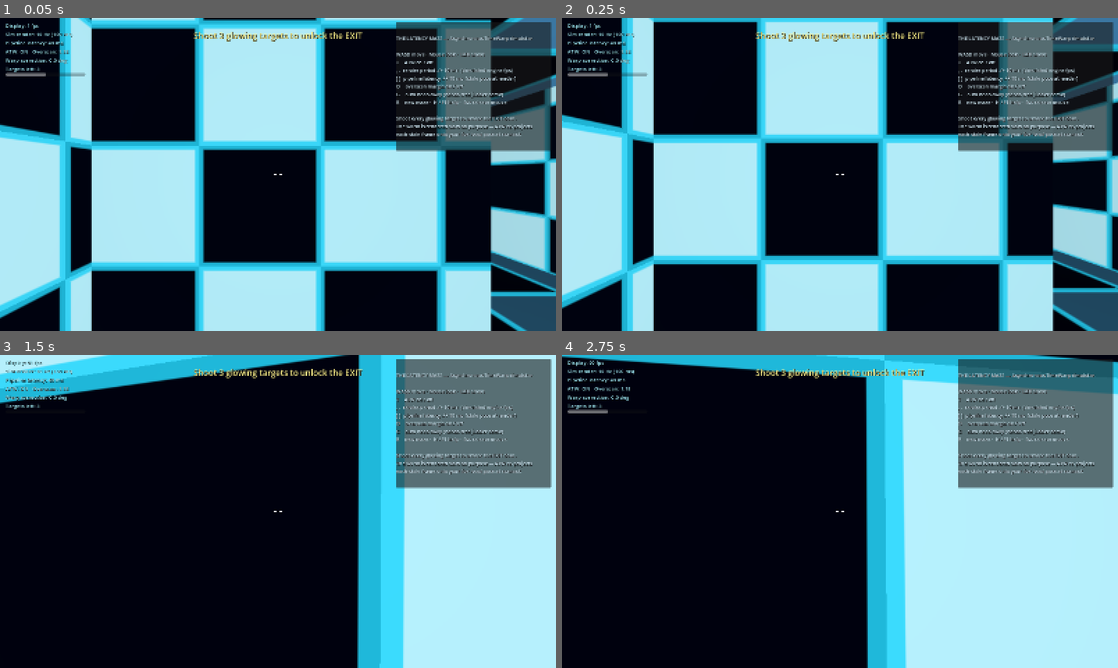
Above: before the commit, frames 1-4 (two rows, left to right).
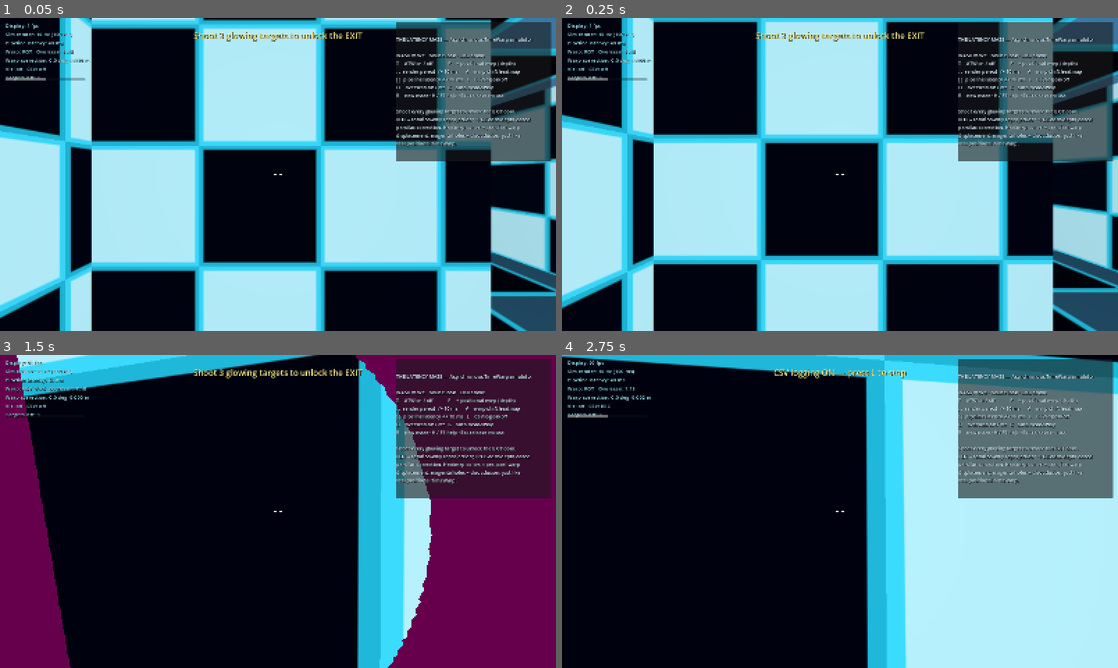
Above: after the commit, the same moments.

Repository: ThanhLuan-zaiko/latency-maze
Game: Godot game, scene res://scenes/main.tscn
Same seed, same stepped clock (60 frames per second), same inputs: the game is played once before the commit and once after it.
Inputs (mouse positions are in pixels of both pictures, inside the frame that each line leads up to):
- Up to frame 1 (0.05 s): no input
- Up to frame 2 (0.25 s): no input
- Up to frame 3 (1.5 s): tap Enter at 0.5 s; move the mouse to (305, 511) at 0.52 s; hold W from 0.53 s (still down); tap P at 0.6 s; click (305, 511) at 0.67 s; tap V at 0.8, 1.35 s; move the mouse to (250, 511) at 1.27 s; click (250, 511) at 1.42 s
- Up to frame 4 (2.75 s): keep holding W; tap L at 1.55, 2, 2.1 s; move the mouse to (851, 505) at 2.02 s; click (851, 505) at 2.17 s; tap P at 2.3 s

The runs differ from the first frame. In frame 1, 3.7% of the frame differs, in the area x 1-100%, y 5-46%; in frame 2, 3.6%; in frame 3, 35%, in the area x 0-100%, y 0-100%; in frame 4, 4.2%.

Commit message:
Add positional TimeWarp, CSV logging, and warp-displacement heatmap
Positional warp (P): a second SubViewport sharing the same World3D
renders layer-2 depth-twin geometry with a packed euclidean-depth
material, giving the warp shader a metric depth buffer of the stale
frame. The shader then iterates a depth-assisted gather (reconstruct
surface point, slide display ray, re-project) for true parallax
correction; disocclusions render as magenta holes like real PTW.

CSV logger (L): per-frame elapsed time, render-tick flag, frame age,
rot/pos pose deltas, warp mode, latency params, head pose -> analysis
of motion-to-photon error.

Heatmap (V): per-pixel warp displacement field, makes the nonlinear
structure of rotational/positional reprojection directly visible.

Generated with [Devin](https://devin.ai)

Co-Authored-By: Devin <158243242+devin-ai-integration[bot]@users.noreply.github.com>

Diff:
--- a/scripts/hud.gd
+++ b/scripts/hud.gd
@@ -6,16 +6,17 @@
 const HELP_TEXT := """THE LATENCY MAZE — Asynchronous TimeWarp simulator
 
 WASD move · Mouse look · LMB shoot
-T    ATW on / off
-, .  render period -/+ 10 ms  (simulated engine fps)
-[ ]  pipeline latency -/+ 10 ms  (stale pose at render)
-O    overscan margin on / off
-G    auto head-sway (hands-free judder demo)
-R    new maze ·  H / F1 help ·  Esc release mouse
+T    ATW on / off            P    + positional warp (depth)
+, .  render period -/+ 10 ms      V    warp-shift heatmap
+[ ]  pipeline latency -/+ 10 ms   L    CSV log on/off
+O    overscan on / off   G   auto head-sway
+R    new maze · H / F1 help · Esc release mouse
 
 Shoot every glowing target to unlock the EXIT door.
-The world is rendered slow on purpose — ATW re-projects
-each stale frame onto your live head pose at scanout."""
+ROT = rotation-only reprojection; +POS adds depth-based
+parallax correction. Heatmap colors = per-pixel warp
+displacement; magenta holes = disocclusion, just like
+real positional TimeWarp."""
 
 var _stats: Label
 var _msg: Label
@@ -34,7 +35,7 @@
 	_stale.max_value = 1.0
 	_stale.show_percentage = false
 	_stale.custom_minimum_size = Vector2(230, 9)
-	_stale.position = Vector2(16, 158)
+	_stale.position = Vector2(16, 172)
 	_stale.mouse_filter = MOUSE_FILTER_IGNORE
 	add_child(_stale)
 
@@ -57,7 +58,7 @@
 	_help.offset_left = -460
 	_help.offset_right = -14
 	_help.offset_top = 12
-	_help.offset_bottom = 382
+	_help.offset_bottom = 412
 	var help_lbl := Label.new()
 	help_lbl.text = HELP_TEXT
 	help_lbl.mouse_filter = MOUSE_FILTER_IGNORE
--- a/scripts/main.gd
+++ b/scripts/main.gd
@@ -10,14 +10,19 @@
 ## rotation delta between the render pose and the live pose. That is exactly
 ## what a real VR compositor does right before scanout.
 ##
-## NOTE: like real ATW this corrects ROTATION only. Translational judder
-## while strafing is expected — fixing it needs depth (positional timewarp).
+## warp_mode 1 corrects ROTATION only (like classic ATW); warp_mode 2 adds
+## depth-assisted positional reprojection — a second viewport renders packed
+## euclidean depth of layer-2 "twin" geometry so the warp shader can iterate
+## the display ray onto the rendered depth surface. Disocclusions show as
+## hole_color, exactly like real positional TimeWarp.
 
 # --- Simulated hardware knobs (live-tweakable) ---
 var render_interval_ms := 100.0  # simulated engine frame period (10 fps)
 var pipeline_latency_ms := 40.0  # render uses a pose this many ms in the past
 var atw_enabled := true
+var positional_warp := false     # depth-assisted parallax correction (PTW)
 var overscan := 1.18             # render-FOV margin so warping has spare pixels
+var debug_viz := false           # warp-displacement heatmap
 var display_fov_deg := 80.0
 
 const INTERVAL_MIN := 20.0
@@ -26,8 +31,10 @@
 const HISTORY_SEC := 2.0
 
 var viewport: SubViewport
+var depth_vp: SubViewport
 var world_root: Node3D
 var camera: Camera3D
+var depth_cam: Camera3D
 var player: Player
 var maze: Maze
 var warp_mat: ShaderMaterial
@@ -36,9 +43,18 @@
 var _accum_ms := 0.0
 var _pose_history: Array[Dictionary] = []
 var _render_basis := Basis.IDENTITY
+var _render_pos := Vector3.ZERO
+var _last_delta_deg := 0.0
+var _last_pos_delta := 0.0
+var _tick_flag := false
 var _targets_left := 0
 var _won := false
 var _start_usec := 0
+
+var _csv: FileAccess
+var _csv_path := ""
+var _csv_logging := false
+var _csv_pending := 0
 
 
 func _ready() -> void:
@@ -75,8 +91,25 @@
 	world_root.add_child(player)
 	camera = Camera3D.new()
 	camera.near = 0.05
+	camera.cull_mask = 1  # layer 1 only — layer 2 holds the depth twins
 	camera.make_current()
 	world_root.add_child(camera)
+
+	# Second viewport + camera render the SAME World3D but only layer-2
+	# depth twins -> a metric depth buffer for positional TimeWarp.
+	depth_vp = SubViewport.new()
+	depth_vp.size = win.size
+	depth_vp.msaa_3d = Viewport.MSAA_DISABLED  # AA would corrupt packed depth
+	depth_vp.gui_disable_input = true
+	depth_vp.render_target_update_mode = SubViewport.UPDATE_ALWAYS
+	add_child(depth_vp)
+	depth_vp.world_3d = viewport.find_world_3d()  # share the same world
+	depth_cam = Camera3D.new()
+	depth_cam.near = camera.near
+	depth_cam.cull_mask = 2  # depth twins only
+	depth_vp.add_child(depth_cam)
+	depth_cam.make_current()
+
 	_update_render_fov()
 	_spawn_player()
 
@@ -85,6 +118,8 @@
 
 	warp_mat = ShaderMaterial.new()
 	warp_mat.shader = load("res://shaders/timewarp.gdshader")
+	warp_mat.set_shader_parameter("depth_tex", depth_vp.get_texture())
+	warp_mat.set_shader_parameter("resolution", Vector2(win.size))
 	var warp_rect := TextureRect.new()
 	warp_rect.material = warp_mat
 	warp_rect.texture = viewport.get_texture()
@@ -134,6 +169,9 @@
 		_render_tick()
 	_update_warp()
 	_update_hud()
+	if _csv_logging:
+		_log_csv_row()
+	_tick_flag = false
 
 
 ## A new "rendered frame" becomes available: sample the head pose the engine
@@ -142,7 +180,10 @@
 	var target_usec := Time.get_ticks_usec() - int(pipeline_latency_ms * 1000.0)
 	var pose := _sample_pose(target_usec)
 	camera.global_transform = pose
+	depth_cam.global_transform = pose
 	_render_basis = pose.basis.orthonormalized()
+	_render_pos = pose.origin
+	_tick_flag = true
 
 
 func _record_pose() -> void:
@@ -173,12 +214,28 @@
 	return last["tr"]
 
 
+func _warp_mode() -> int:
+	if not atw_enabled:
+		return 0
+	return 2 if positional_warp else 1
+
+
 ## Every display frame: hand the compositor shader the pose delta
 ## R_render^-1 * R_current, plus the ray-mapping constants.
 func _update_warp() -> void:
-	var cur := player.head_global_transform().basis.orthonormalized()
+	var head_tr := player.head_global_transform()
+	var cur := head_tr.basis.orthonormalized()
+	_last_delta_deg = rad_to_deg(
+		(_render_basis.inverse() * cur).get_rotation_quaternion().get_angle())
+	_last_pos_delta = (head_tr.origin - _render_pos).length()
 	warp_mat.set_shader_parameter("reproj", _render_basis.inverse() * cur)
-	warp_mat.set_shader_parameter("atw_enabled", atw_enabled)
+	warp_mat.set_shader_parameter("render_basis", _render_basis)
+	warp_mat.set_shader_parameter("render_basis_inv", _render_basis.inverse())
+	warp_mat.set_shader_parameter("current_basis", cur)
+	warp_mat.set_shader_parameter("render_pos", _render_pos)
+	warp_mat.set_shader_parameter("current_pos", head_tr.origin)
+	warp_mat.set_shader_parameter("warp_mode", _warp_mode())
+	warp_mat.set_shader_parameter("debug_viz", debug_viz)
 	var t := tan(deg_to_rad(display_fov_deg) * 0.5)
 	var aspect := float(viewport.size.x) / float(viewport.size.y)
 	var view := Vector2(t * aspect, t)
@@ -187,7 +244,9 @@
 
 
 func _update_render_fov() -> void:
-	camera.fov = rad_to_deg(2.0 * atan(tan(deg_to_rad(display_fov_deg) * 0.5) * overscan))
+	var f := rad_to_deg(2.0 * atan(tan(deg_to_rad(display_fov_deg) * 0.5) * overscan))
+	camera.fov = f
+	depth_cam.fov = f
 
 
 # --- Gameplay ----------------------------------------------------------------
@@ -262,6 +321,7 @@
 	_pose_history.clear()
 	_accum_ms = 0.0
 	_render_basis = Basis.IDENTITY
+	_render_pos = Vector3.ZERO
 	_won = false
 	_start_usec = Time.get_ticks_usec()
 	Input.mouse_mode = Input.MOUSE_MODE_CAPTURED
@@ -270,18 +330,66 @@
 
 func _on_window_resized() -> void:
 	viewport.size = get_window().size
+	depth_vp.size = get_window().size
+	warp_mat.set_shader_parameter("resolution", Vector2(get_window().size))
+
+
+# --- CSV logging --------------------------------------------------------------
+
+func _toggle_logging() -> void:
+	if _csv_logging:
+		_csv_logging = false
+		_flush_csv()
+		_csv = null
+		hud.show_message("Log saved: %s" % ProjectSettings.globalize_path(_csv_path), 8.0)
+	else:
+		_csv_path = "user://atw_log_%d.csv" % int(Time.get_unix_time_from_system())
+		_csv = FileAccess.open(_csv_path, FileAccess.WRITE)
+		if _csv == null:
+			hud.show_message("Failed to open log file", 3.0)
+			return
+		_csv.store_line("elapsed_ms,frame_tick,frame_age_ms,rot_delta_deg,pos_delta_m," +
+			"warp_mode,render_interval_ms,pipeline_latency_ms,yaw_deg,pitch_deg,pos_x,pos_y,pos_z")
+		_csv_logging = true
+		hud.show_message("CSV logging ON — press L to stop", 3.0)
+
+
+func _log_csv_row() -> void:
+	var head_tr := player.head_global_transform()
+	_csv.store_line("%d,%d,%.2f,%.3f,%.4f,%d,%.0f,%.0f,%.2f,%.2f,%.4f,%.4f,%.4f" % [
+		int((Time.get_ticks_usec() - _start_usec) / 1000),
+		int(_tick_flag), _accum_ms, _last_delta_deg, _last_pos_delta,
+		_warp_mode(), render_interval_ms, pipeline_latency_ms,
+		rad_to_deg(player.yaw), rad_to_deg(player.pitch),
+		head_tr.origin.x, head_tr.origin.y, head_tr.origin.z])
+	_csv_pending += 1
+	if _csv_pending >= 240:
+		_flush_csv()
+
+
+func _flush_csv() -> void:
+	if _csv != null:
+		_csv.flush()
+		_csv_pending = 0
+
+
+func _exit_tree() -> void:
+	if _csv != null:
+		_csv.flush()
+		_csv.close()
 
 
 func _update_hud() -> void:
-	var cur := player.head_global_transform().basis.orthonormalized()
-	var delta_deg := rad_to_deg(
-		(_render_basis.inverse() * cur).get_rotation_quaternion().get_angle())
+	var mode_txt := "OFF"
+	if atw_enabled:
+		mode_txt = "ROT+POS" if positional_warp else "ROT"
 	var lines := PackedStringArray([
 		"Display: %d fps" % int(Engine.get_frames_per_second()),
 		"Sim render: %.0f Hz (%.0f ms)" % [1000.0 / render_interval_ms, render_interval_ms],
 		"Pipeline latency: %.0f ms" % pipeline_latency_ms,
-		"ATW: %s   Overscan: %.2f" % ["ON" if atw_enabled else "OFF", overscan],
-		"Warp correction: %.1f deg" % delta_deg,
+		"Warp: %s   Overscan: %.2f" % [mode_txt, overscan],
+		"Warp correction: %.1f deg  %.3f m" % [_last_delta_deg, _last_pos_delta],
+		"Viz: %s   CSV: %s" % ["ON" if debug_viz else "off", "REC" if _csv_logging else "off"],
 		"Targets left: %d" % _targets_left,
 	])
 	hud.set_stats("\n".join(lines))
@@ -304,6 +412,14 @@
 		match event.keycode:
 			KEY_T:
 				atw_enabled = not atw_enabled
+			KEY_P:
+				positional_warp = not positional_warp
+				if positional_warp:
+					atw_enabled = true
+			KEY_V:
+				debug_viz = not debug_viz
+			KEY_L:
+				_toggle_logging()
 			KEY_O:
 				overscan = 1.0 if overscan > 1.01 else 1.18
 				_update_render_fov()
--- a/scripts/maze.gd
+++ b/scripts/maze.gd
@@ -26,6 +26,7 @@
 var _door: Node3D
 var _door_col: CollisionShape3D
 var _door_mat: StandardMaterial3D
+var _depth_mat: ShaderMaterial
 
 
 func generate(seed_value: int = -1) -> void:
@@ -103,6 +104,23 @@
 
 
 # --- Geometry ---------------------------------------------------------------
+
+# Depth twins render the same geometry a second time on layer 2 with the
+# depth-pack material, so the depth SubViewport can build a metric depth
+# buffer for positional TimeWarp without touching the visible scene.
+func _depth_material() -> ShaderMaterial:
+	if _depth_mat == null:
+		_depth_mat = ShaderMaterial.new()
+		_depth_mat.shader = load("res://shaders/depth_pack.gdshader")
+	return _depth_mat
+
+
+func _depth_twin(src: GeometryInstance3D, parent: Node) -> void:
+	var t: GeometryInstance3D = src.duplicate()
+	t.layers = 2
+	t.material_override = _depth_material()
+	parent.add_child(t)
+
 
 func _checker_mat(a: Color, b: Color, cells: float, emission: float) -> ShaderMaterial:
 	var mat := ShaderMaterial.new()
@@ -177,6 +195,7 @@
 	mmi.material_override = _checker_mat(
 		Color(0.02, 0.03, 0.07), Color(0.72, 0.95, 1.0), 1.1, 2.2)
 	add_child(mmi)
+	_depth_twin(mmi, self)
 
 
 func _slab(center: Vector3, dims: Vector3, mat: Material) -> MeshInstance3D:
@@ -193,10 +212,10 @@
 func _build_floor_ceiling() -> void:
 	var w := grid_w * cell_size
 	var d := grid_h * cell_size
-	_slab(Vector3(w * 0.5, -0.06, d * 0.5), Vector3(w, 0.12, d),
-		_checker_mat(Color(0.012, 0.018, 0.04), Color(0.14, 0.3, 0.4), 0.75, 1.0))
-	_slab(Vector3(w * 0.5, wall_height + 0.05, d * 0.5), Vector3(w, 0.1, d),
-		_checker_mat(Color(0.006, 0.01, 0.03), Color(0.25, 0.5, 0.68), 0.55, 0.6))
+	_depth_twin(_slab(Vector3(w * 0.5, -0.06, d * 0.5), Vector3(w, 0.12, d),
+		_checker_mat(Color(0.012, 0.018, 0.04), Color(0.14, 0.3, 0.4), 0.75, 1.0)), self)
+	_depth_twin(_slab(Vector3(w * 0.5, wall_height + 0.05, d * 0.5), Vector3(w, 0.1, d),
+		_checker_mat(Color(0.006, 0.01, 0.03), Color(0.25, 0.5, 0.68), 0.55, 0.6)), self)
 
 	var fbody := StaticBody3D.new()
 	fbody.name = "FloorBody"
@@ -262,6 +281,12 @@
 		t.position = cell_world_center(c) + Vector3(0, 1.55, 0)
 		add_child(t)
 		t.shot.connect(_on_target_shot)
+		# depth twin under _mesh inherits its pulse-scaling automatically
+		var dtwin := MeshInstance3D.new()
+		dtwin.mesh = t._mesh.mesh
+		dtwin.layers = 2
+		dtwin.material_override = _depth_material()
+		t._mesh.add_child(dtwin)
 	targets_total = chosen.size()
 
 
@@ -286,6 +311,7 @@
 	mesh.mesh = bm
 	mesh.material_override = _door_mat
 	_door.add_child(mesh)
+	_depth_twin(mesh, _door)  # child of _door -> follows the open animation
 
 	var body := StaticBody3D.new()
 	_door_col = CollisionShape3D.new()
@@ -309,8 +335,8 @@
 	# the void on the way out.
 	var pad_pos := door_pos + Vector3(1.6, -h * 0.5 - 0.05, 0)
 	var pad_dims := Vector3(3.2, 0.1, cell_size)
-	_slab(pad_pos, pad_dims,
-		_checker_mat(Color(0.02, 0.05, 0.03), Color(0.25, 0.85, 0.45), 1.0, 1.6))
+	_depth_twin(_slab(pad_pos, pad_dims,
+		_checker_mat(Color(0.02, 0.05, 0.03), Color(0.25, 0.85, 0.45), 1.0, 1.6)), self)
 	var pad_body := StaticBody3D.new()
 	var pad_col := CollisionShape3D.new()
 	var pad_shape := BoxShape3D.new()
--- /dev/null
+++ b/shaders/depth_pack.gdshader
@@ -0,0 +1,21 @@
+shader_type spatial;
+render_mode unshaded, fog_disabled, cull_disabled;
+
+// Packs the Euclidean camera distance of each fragment into RG channels of
+// an RGBA8 target:
+//   R = which 0.25 m slab (floor(d*4)/256)   — coarse, exact levels
+//   G = remainder inside the slab            — fine, ~0.4 mm precision
+// The viewport encodes to sRGB on write; the warp shader decodes with
+// pow(c, 2.2). Max range 64 m (maze diagonal is ~55 m).
+
+varying float dist;
+
+void vertex() {
+	vec3 v = (MODELVIEW_MATRIX * vec4(VERTEX, 1.0)).xyz;
+	dist = length(v.xyz);
+}
+
+void fragment() {
+	float d = clamp(dist, 0.0, 63.999);
+	ALBEDO = vec3(floor(d * 4.0) / 256.0, d - floor(d * 4.0) * 0.25, 0.0);
+}
--- a/shaders/timewarp.gdshader
+++ b/shaders/timewarp.gdshader
@@ -1,47 +1,137 @@
 shader_type canvas_item;
 
 // ---------------------------------------------------------------------------
-// Asynchronous TimeWarp (rotational reprojection), same math as real VR
-// compositors:
+// Asynchronous TimeWarp + Positional TimeWarp (depth-assisted reprojection).
 //
-//   ray_world   = R_current  * dir_view(pixel)   // where the display ray aims
-//   dir_render  = R_render^-1 * ray_world        // same ray in rendered frame
-//   sample_uv   = perspective_project(dir_render)
-//
-// The rendered frame was produced with an older head pose; we resample it so
-// it matches where the head is pointing RIGHT NOW, at scanout time.
+// warp_mode 0: raw — the stale frame is shown as rendered (judder!)
+// warp_mode 1: rotational ATW — reproject by R_render^-1 * R_current
+// warp_mode 2: + positional refinement — iterative depth-assisted gather:
+//              seeded by the rotational solution, each step reconstructs the
+//              rendered surface point (render ray + packed depth), slides the
+//              display ray to that depth, and re-projects into the render
+//              view. Converges for frontal surfaces; failures -> hole_color,
+//              which is what disocclusion looks like on real PTW.
 // ---------------------------------------------------------------------------
 
-// R_render^-1 * R_current (orthonormal camera bases, rotation only)
-uniform mat3 reproj = mat3(1.0);
-// tan(half fov) of the virtual display ray set: (x = tan(fov_y/2)*aspect, y)
+uniform int warp_mode = 1;
+uniform int ptw_iterations = 3;
+
+// poses
+uniform mat3 reproj = mat3(1.0);           // R_r^-1 * R_c
+uniform mat3 render_basis = mat3(1.0);     // R_r  (view->world)
+uniform mat3 render_basis_inv = mat3(1.0); // R_r^-1
+uniform mat3 current_basis = mat3(1.0);    // R_c  (view->world)
+uniform vec3 render_pos = vec3(0.0);       // C_r
+uniform vec3 current_pos = vec3(0.0);      // C_c
+
+// tan(half-fov) for the display rays and for the overscanned render
 uniform vec2 tan_half_fov_view = vec2(1.0, 0.6);
-// same for the rendered frame (larger because of overscan margin)
 uniform vec2 tan_half_fov_render = vec2(1.0, 0.6);
-uniform bool atw_enabled = true;
+
+// packed euclidean depth, rendered by the depth SubViewport
+uniform sampler2D depth_tex : filter_nearest, repeat_disable;
+
+// debug
+uniform bool debug_viz = false;
+uniform vec2 resolution = vec2(1600.0, 900.0);
+uniform float viz_scale_px = 150.0;
+
 uniform vec4 edge_color : source_color = vec4(0.0, 0.008, 0.03, 1.0);
+uniform vec4 hole_color : source_color = vec4(0.4, 0.0, 0.3, 1.0);
+
+vec2 dir_to_render_uv(vec3 d) {
+	return vec2(0.5 + 0.5 * d.x / (-d.z) / tan_half_fov_render.x,
+				0.5 - 0.5 * d.y / (-d.z) / tan_half_fov_render.y);
+}
+
+vec3 render_uv_to_dir(vec2 uv) {
+	vec2 n = vec2(uv.x * 2.0 - 1.0, 1.0 - uv.y * 2.0);
+	return vec3(n.x * tan_half_fov_render.x, n.y * tan_half_fov_render.y, -1.0);
+}
+
+bool uv_out(vec2 uv) {
+	return uv.x < 0.0 || uv.x > 1.0 || uv.y < 0.0 || uv.y > 1.0;
+}
+
+// invert the two-channel pack — the viewport writes sRGB-encoded RGBA8
+// (verified empirically), so undo that first or the coarse slab snaps wrong
+float srgb_to_lin(float c) {
+	return c <= 0.04045 ? c / 12.92 : pow((c + 0.055) / 1.055, 2.4);
+}
+
+float decode_depth(vec3 s) {
+	float hi = srgb_to_lin(s.r) * 256.0;
+	float lo = srgb_to_lin(s.g);
+	return floor(hi + 0.5) * 0.25 + lo;
+}
+
+vec3 heat(float t) {
+	t = clamp(t, 0.0, 1.0);
+	vec3 c = mix(vec3(0.0, 0.0, 0.15), vec3(0.0, 0.25, 1.0), smoothstep(0.0, 0.2, t));
+	c = mix(c, vec3(0.0, 1.0, 1.0), smoothstep(0.2, 0.4, t));
+	c = mix(c, vec3(0.15, 1.0, 0.0), smoothstep(0.4, 0.6, t));
+	c = mix(c, vec3(1.0, 0.9, 0.0), smoothstep(0.6, 0.8, t));
+	c = mix(c, vec3(1.0, 0.0, 0.0), smoothstep(0.8, 1.0, t));
+	return c;
+}
 
 void fragment() {
-	// Head-local ray through this display pixel (camera looks down -Z).
+	// head-local ray through this display pixel (camera looks down -Z)
 	vec2 ndc = vec2(UV.x * 2.0 - 1.0, 1.0 - UV.y * 2.0);
-	vec3 dir = vec3(ndc.x * tan_half_fov_view.x,
+	vec3 dir_v = vec3(ndc.x * tan_half_fov_view.x,
 					ndc.y * tan_half_fov_view.y,
 					-1.0);
 
-	if (atw_enabled) {
-		dir = reproj * dir;
+	// unwarped sample position — viz measures displacement from here
+	vec2 suv0 = dir_to_render_uv(dir_v);
+
+	// --- rotational reprojection ---
+	vec3 dir_r = dir_v;
+	if (warp_mode > 0) {
+		dir_r = reproj * dir_v;
+	}
+	vec2 suv = dir_to_render_uv(dir_r);
+	bool bad = dir_r.z > -0.02 || uv_out(suv);
+
+	// --- positional refinement ---
+	if (warp_mode > 1 && !bad) {
+		vec3 dw = normalize(current_basis * dir_v); // display ray, world space
+		for (int i = 0; i < ptw_iterations; i++) {
+			// surface point the stale frame stored at the current guess
+			vec3 rdir_w = normalize(render_basis * render_uv_to_dir(suv));
+			float d = decode_depth(texture(depth_tex, suv).rgb);
+			vec3 P = render_pos + rdir_w * d;
+			// slide the display ray out to that surface distance
+			float t = dot(P - current_pos, dw);
+			if (t <= 0.02) {
+				bad = true;
+				break;
+			}
+			// re-project the corrected point into the render view
+			vec3 ql = render_basis_inv * (current_pos + t * dw - render_pos);
+			if (ql.z > -0.02) {
+				bad = true;
+				break;
+			}
+			suv = dir_to_render_uv(ql);
+			if (uv_out(suv)) {
+				bad = true;
+				break;
+			}
+		}
 	}
 
-	// Project the (possibly warped) ray back into the rendered image's UVs.
-	float inv_fwd = -1.0 / dir.z;
-	vec2 suv = vec2(0.5 + 0.5 * dir.x * inv_fwd / tan_half_fov_render.x,
-					0.5 - 0.5 * dir.y * inv_fwd / tan_half_fov_render.y);
+	vec3 col;
+	if (bad) {
+		// no valid sample: edge reveal (rot) / disocclusion hole (pos)
+		col = warp_mode > 1 ? hole_color.rgb : edge_color.rgb;
+	} else {
+		col = texture(TEXTURE, suv).rgb;
+	}
 
-	if (dir.z > -0.02 || suv.x < 0.0 || suv.x > 1.0 || suv.y < 0.0 || suv.y > 1.0) {
-		// No rendered data here: edge reveal, same artefact real ATW shows
-		// when the overscan margin runs out.
-		COLOR = edge_color;
-	} else {
-		COLOR = texture(TEXTURE, suv);
+	if (debug_viz) {
+		float dpx = bad ? viz_scale_px : length((suv - suv0) * resolution);
+		col = heat(dpx / viz_scale_px);
 	}
+	COLOR = vec4(col, 1.0);
 }
Not shown, changed: README.md
